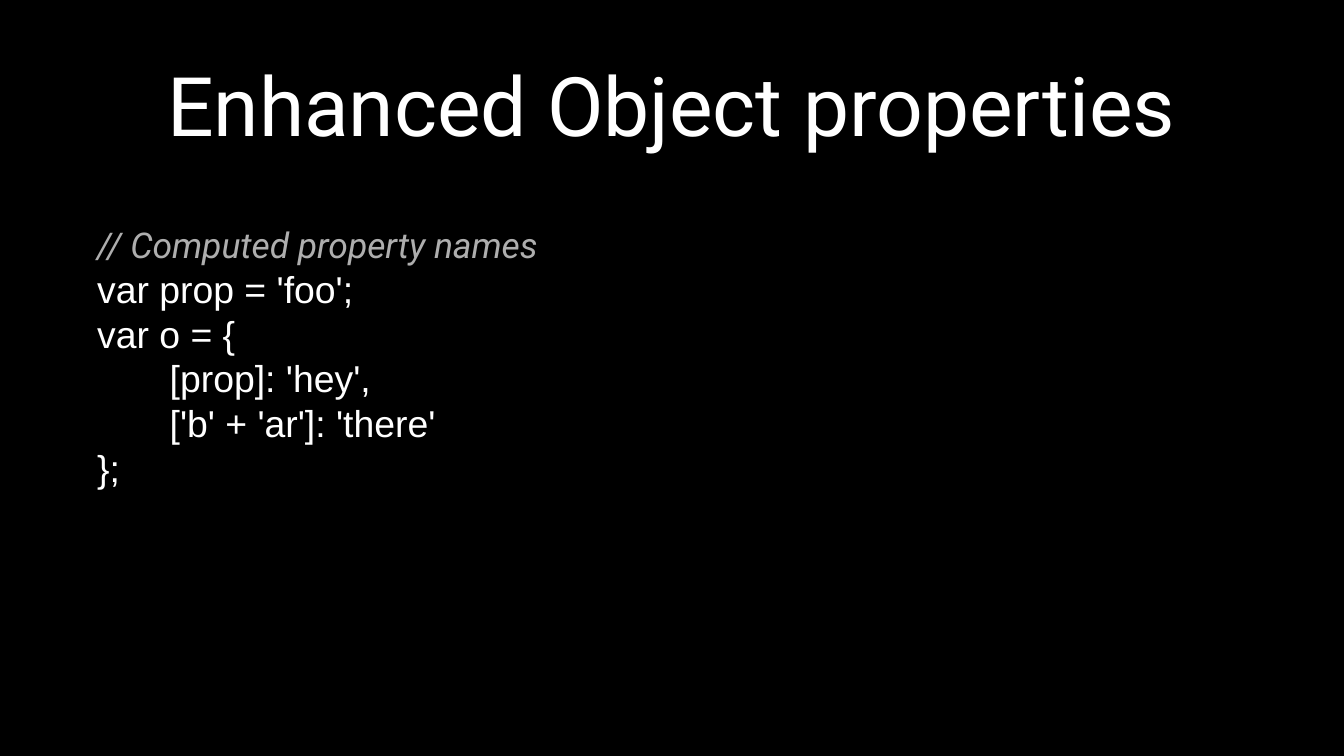
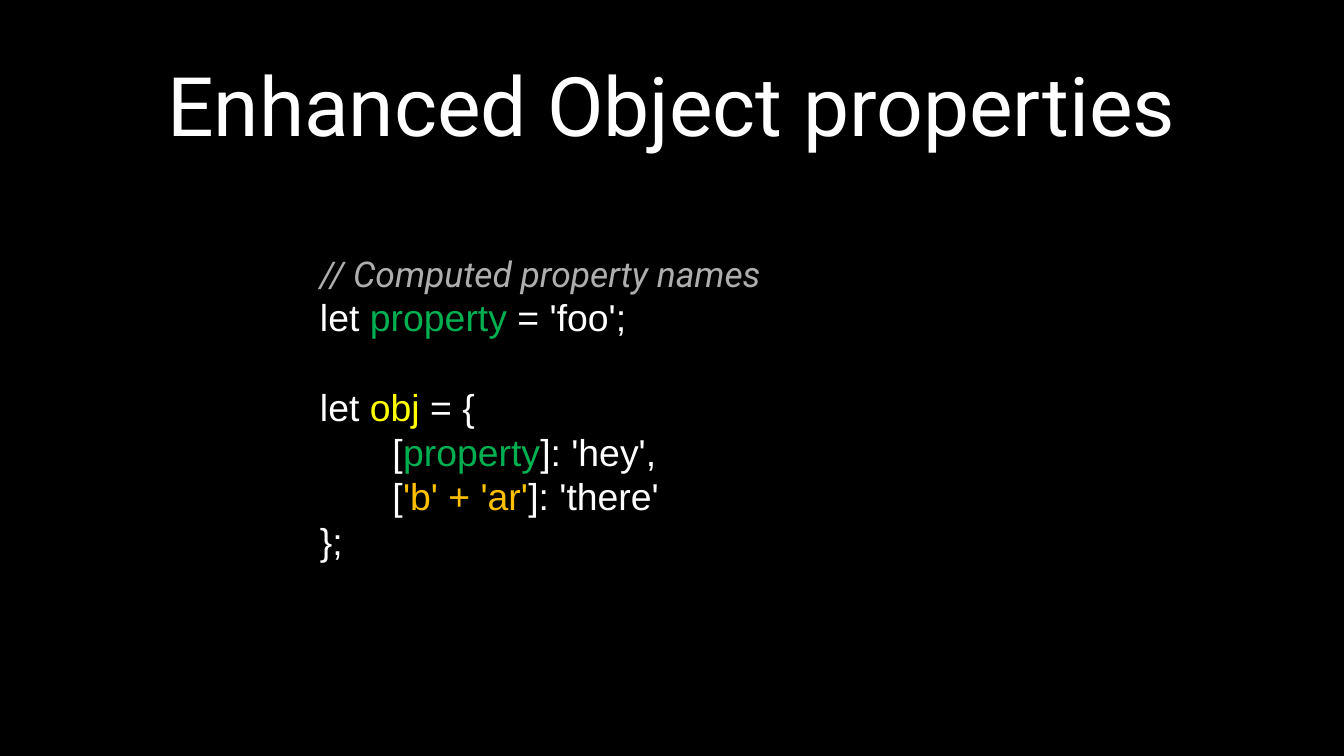
Before and after one commit to petereijgermans11/frontend-cursus, a slide deck: slide 22 of frontend-cursus/ 4 - ECMAScript 6 node-browser.pptx. Drawn at 1344x756 pixels with LibreOffice and Linux fonts; fonts in the diff are those of the drawing. Boxes give left, top, right and bottom in pixels: in the first picture for what was removed or moved away, otherwise in the second. Text is boxed around its words. In the diff, an @@ line names an element or a change of style, - is before the commit and + after.

```diff
--- a/frontend-cursus/ 4 - ECMAScript 6 node-browser.pptx
+++ b/frontend-cursus/ 4 - ECMAScript 6 node-browser.pptx
@@ text "// Computed property names": place and size @@
-text "// Computed property names" at [97,231,538,445]
+text "// Computed property names" at [320,260,761,518]
@@ text at [353,260,761,518]: text colour #FFFFFF to #FFC000 in "['b' + 'ar']:"; list level 1 to 2 in "// Computed property names"; list level 1 to 2 in "['b' + 'ar']: 'there'"; list level 1 to 2 in "};" @@
@@ text at [320,304,656,473]: text changed @@
-var prop = 'foo';
-var o = {
-[prop]: 'hey',
+  let property = 'foo';
+  let obj = {
+  [property]: 'hey',
```
Also in this commit, not shown: 4 other slides changed, 5 other files.
